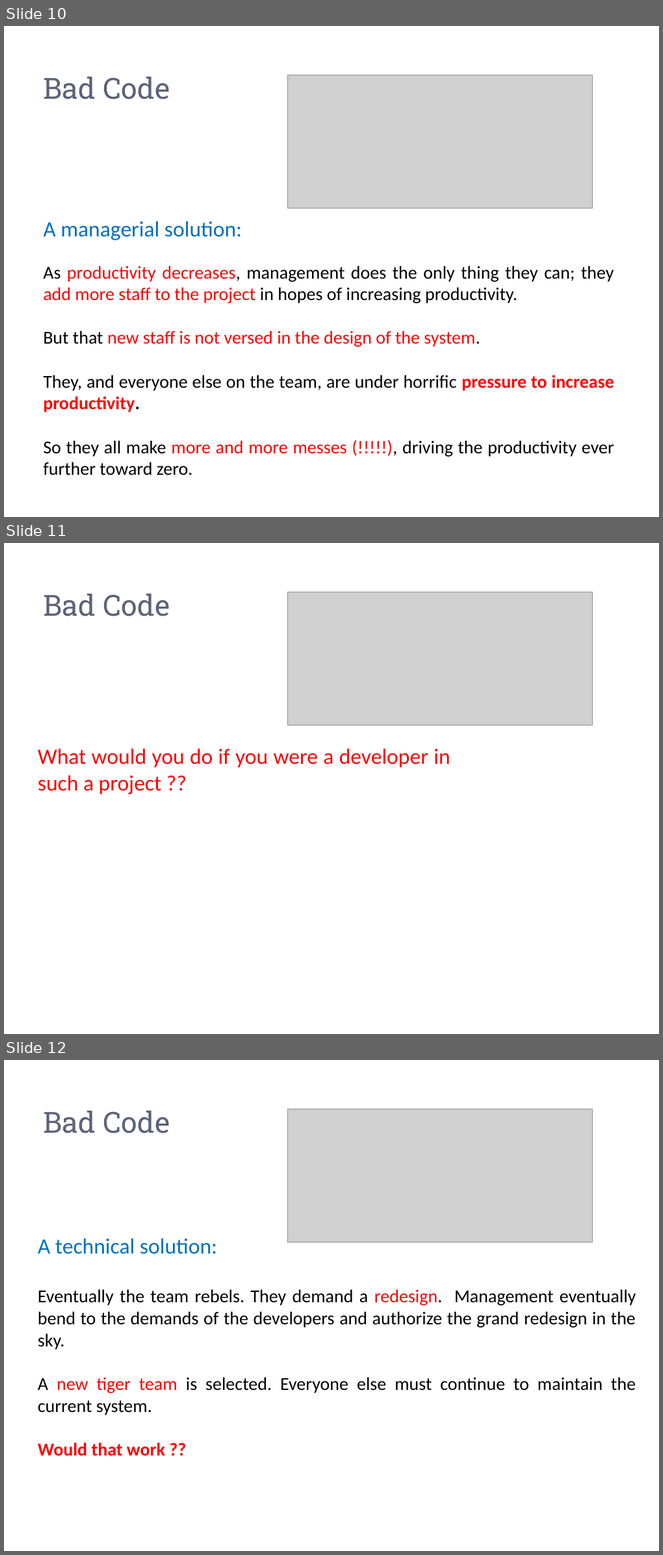
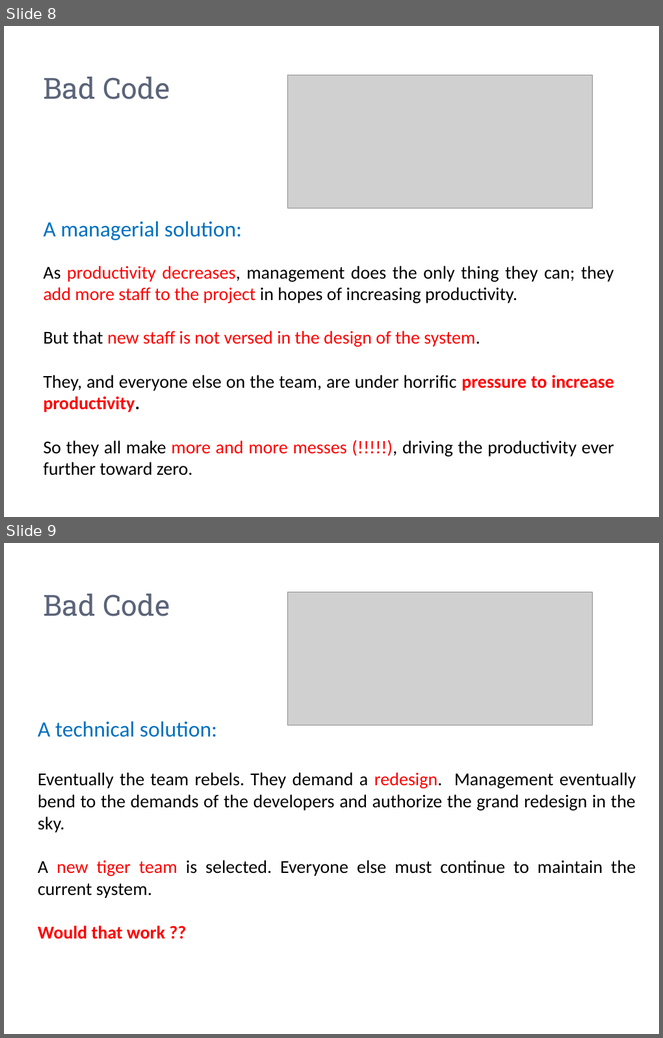
Before and after one commit to zarras/mye004-slides, a slide deck: soft-dev-2-intro.pptx. Shown one above the other, each under a label of ours: slides 10, 11 and 12 before the commit, slides 8 and 9 after it. The pictures are 663x1555 and 663x1038 pixels, drawn with LibreOffice and Linux fonts; fonts in the diff are those of the drawing; grey boxes stand for pictures. Boxes give left, top, right and bottom in pixels: in the first picture for what was removed or moved away, otherwise in the second. Text is boxed around its words. In the diff, an @@ line names an element or a change of style, - is before the commit and + after.

```diff
--- a/soft-dev-2-intro.pptx
+++ b/soft-dev-2-intro.pptx
@@ slide 11 removed at [4, 543, 659, 1034], background #FFFFFF @@
@@ title removed at [43, 594, 170, 616] @@
-Bad Code
@@ picture removed at [287, 592, 592, 725] @@
@@ text removed at [38, 748, 450, 795] @@
-What would you do if you were a developer in such a project ??
@@ what was slide 10 is now slide 8 @@
@@ what was slide 12 is now slide 9 @@
```
Also in this commit, not shown: 2 slides changed, 3 other slides removed, 5 other files.
